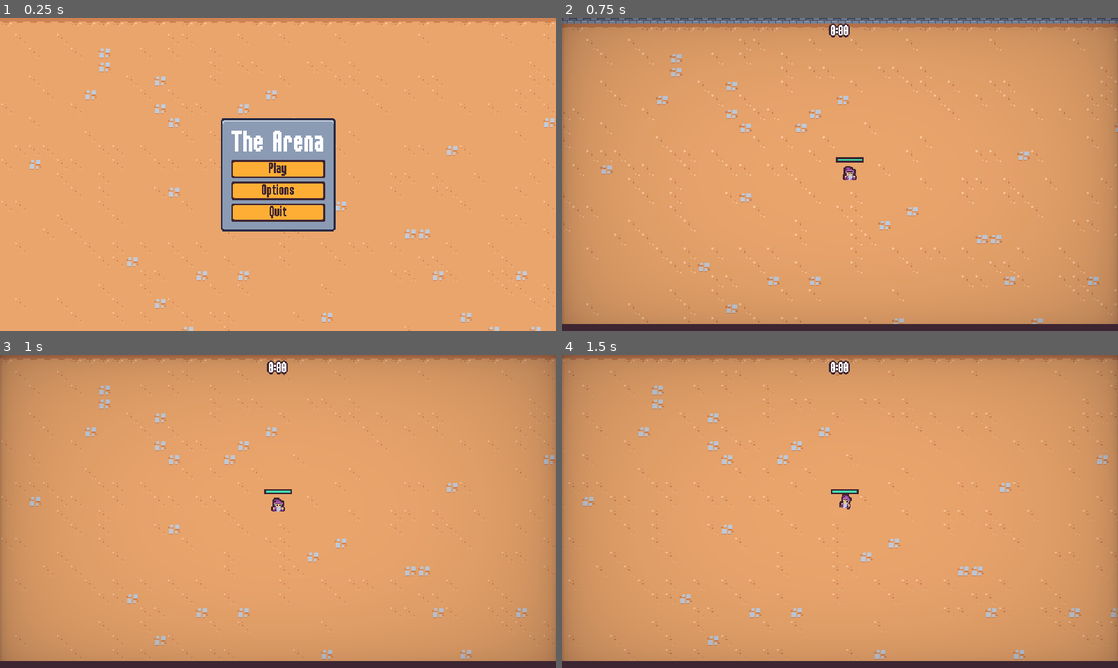
Above: before the commit, frames 1-4 (two rows, left to right).
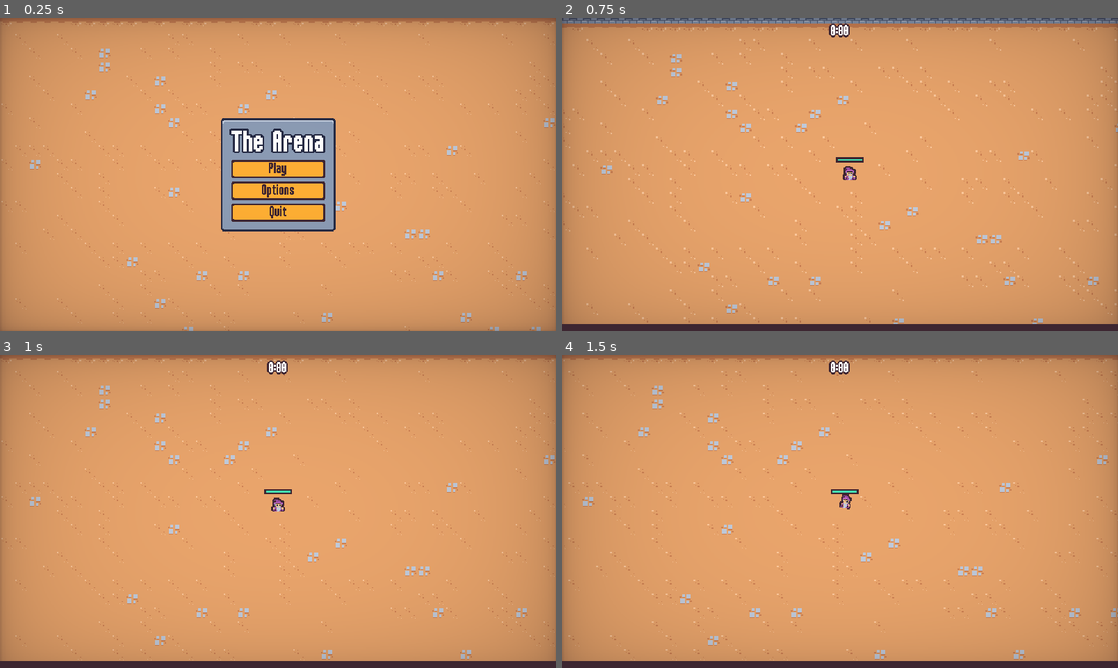
Above: after the commit, the same moments.

Repository: camd67/survivors-clone
Game: Godot game, scene res://scenes/ui/main_menu.tscn
Two runs of this game, one before a commit and one after it. Both use one fixed random seed, a clock stepped at 60 frames per second and the inputs below.
Inputs (mouse positions are in pixels of both pictures, inside the frame that each line leads up to):
- Up to frame 1 (0.25 s): no input
- Up to frame 2 (0.75 s): click "Play" at 0.5 s
- Up to frame 3 (1 s): no input
- Up to frame 4 (1.5 s): tap Enter at 1.25 s; move the mouse to (962, 495) at 1.27 s; press the mouse at (962, 495) at 1.28 s; hold D (move_right) from 1.28 s (still down)

The runs differ from the first frame. In frame 1, 23% of the frame differs, in the area x 0-100%, y 0-100%; in frame 2, nothing differs; in frame 3, nothing differs; in frame 4, nothing differs.

Commit message:
Lesson 64: Styling the sliders

Diff:
--- a/resources/theme/theme.tres
+++ b/resources/theme/theme.tres
@@ -41,6 +41,35 @@
 texture_margin_bottom = 3.0
 region_rect = Rect2(4, 20, 8, 8)
 
+[sub_resource type="PlaceholderTexture2D" id="PlaceholderTexture2D_mmgyq"]
+size = Vector2(0, 0)
+
+[sub_resource type="PlaceholderTexture2D" id="PlaceholderTexture2D_3kmcu"]
+size = Vector2(0, 0)
+
+[sub_resource type="StyleBoxFlat" id="StyleBoxFlat_1uqrj"]
+bg_color = Color(0.458824, 0.890196, 1, 1)
+border_width_left = 2
+border_width_top = 2
+border_width_right = 2
+border_width_bottom = 2
+border_color = Color(0.8, 0.8, 0.8, 0)
+
+[sub_resource type="StyleBoxFlat" id="StyleBoxFlat_oi8si"]
+bg_color = Color(0.458824, 0.890196, 1, 1)
+border_width_left = 2
+border_width_top = 2
+border_width_right = 2
+border_width_bottom = 2
+border_color = Color(0.8, 0.8, 0.8, 0)
+
+[sub_resource type="StyleBoxFlat" id="StyleBoxFlat_yiupa"]
+content_margin_left = 2.0
+content_margin_top = 6.0
+content_margin_right = 2.0
+content_margin_bottom = 6.0
+bg_color = Color(0.239216, 0.14902, 0.192157, 1)
+
 [sub_resource type="StyleBoxTexture" id="StyleBoxTexture_dlctl"]
 texture = ExtResource("1_yey5f")
 texture_margin_left = 4.0
@@ -65,6 +94,12 @@
 default_font_size = 16
 AlternatePanelContainer/base_type = &"PanelContainer"
 AlternatePanelContainer/styles/panel = SubResource("StyleBoxTexture_3sy4j")
+BlueOutlineLabel/base_type = &"Label"
+BlueOutlineLabel/colors/font_outline_color = Color(0.14902, 0.168627, 0.266667, 1)
+BlueOutlineLabel/colors/font_shadow_color = Color(0.14902, 0.168627, 0.266667, 1)
+BlueOutlineLabel/constants/outline_size = 8
+BlueOutlineLabel/constants/shadow_offset_x = 0
+BlueOutlineLabel/constants/shadow_offset_y = 0
 Button/colors/font_color = Color(0.247059, 0.14902, 0.192157, 1)
 Button/colors/font_focus_color = Color(0.247059, 0.14902, 0.192157, 1)
 Button/colors/font_hover_color = Color(0.741176, 0.423529, 0.290196, 1)
@@ -73,6 +108,11 @@
 Button/styles/hover = SubResource("StyleBoxTexture_ve3aa")
 Button/styles/normal = SubResource("StyleBoxTexture_6mycb")
 Button/styles/pressed = SubResource("StyleBoxTexture_qqtfu")
+HSlider/icons/grabber = SubResource("PlaceholderTexture2D_mmgyq")
+HSlider/icons/grabber_highlight = SubResource("PlaceholderTexture2D_3kmcu")
+HSlider/styles/grabber_area = SubResource("StyleBoxFlat_1uqrj")
+HSlider/styles/grabber_area_highlight = SubResource("StyleBoxFlat_oi8si")
+HSlider/styles/slider = SubResource("StyleBoxFlat_yiupa")
 Label/constants/line_spacing = 0
 PanelContainer/styles/panel = SubResource("StyleBoxTexture_dlctl")
 ProgressBar/styles/background = SubResource("StyleBoxFlat_e6fva")
--- a/scenes/ui/ability_upgrade_card.tscn
+++ b/scenes/ui/ability_upgrade_card.tscn
@@ -298,9 +298,7 @@
 [node name="NameLabel" type="Label" parent="MarginContainer/VBoxContainer/PanelContainer"]
 unique_name_in_owner = true
 layout_mode = 2
-theme_override_colors/font_shadow_color = Color(0.14902, 0.168627, 0.266667, 1)
-theme_override_colors/font_outline_color = Color(0.14902, 0.168627, 0.266667, 1)
-theme_override_constants/outline_size = 8
+theme_type_variation = &"BlueOutlineLabel"
 theme_override_font_sizes/font_size = 32
 text = "Test Name"
 horizontal_alignment = 1
@@ -310,8 +308,6 @@
 [node name="DescriptionLabel" type="Label" parent="MarginContainer/VBoxContainer"]
 unique_name_in_owner = true
 layout_mode = 2
-theme_override_colors/font_shadow_color = Color(0.14902, 0.168627, 0.266667, 1)
-theme_override_colors/font_outline_color = Color(0.14902, 0.168627, 0.266667, 1)
-theme_override_constants/outline_size = 8
+theme_type_variation = &"BlueOutlineLabel"
 text = "Write some description here"
 autowrap_mode = 2
--- a/scenes/ui/end_screen.tscn
+++ b/scenes/ui/end_screen.tscn
@@ -107,11 +107,7 @@
 [node name="TitleLabel" type="Label" parent="MarginContainer/PanelContainer/MarginContainer/VBoxContainer"]
 unique_name_in_owner = true
 layout_mode = 2
-theme_override_colors/font_shadow_color = Color(0.14902, 0.168627, 0.266667, 1)
-theme_override_colors/font_outline_color = Color(0.14902, 0.168627, 0.266667, 1)
-theme_override_constants/shadow_offset_x = 0
-theme_override_constants/shadow_offset_y = 0
-theme_override_constants/outline_size = 8
+theme_type_variation = &"BlueOutlineLabel"
 theme_override_font_sizes/font_size = 32
 text = "Victory"
 horizontal_alignment = 1
@@ -120,11 +116,7 @@
 [node name="DescriptionLabel" type="Label" parent="MarginContainer/PanelContainer/MarginContainer/VBoxContainer"]
 unique_name_in_owner = true
 layout_mode = 2
-theme_override_colors/font_shadow_color = Color(0.14902, 0.168627, 0.266667, 1)
-theme_override_colors/font_outline_color = Color(0.14902, 0.168627, 0.266667, 1)
-theme_override_constants/shadow_offset_x = 0
-theme_override_constants/shadow_offset_y = 0
-theme_override_constants/outline_size = 8
+theme_type_variation = &"BlueOutlineLabel"
 text = "You won!"
 
 [node name="VBoxContainer" type="VBoxContainer" parent="MarginContainer/PanelContainer/MarginContainer/VBoxContainer"]
--- a/scenes/ui/main_menu.tscn
+++ b/scenes/ui/main_menu.tscn
@@ -1,8 +1,9 @@
-[gd_scene load_steps=4 format=3 uid="uid://bkeil332gqrk6"]
+[gd_scene load_steps=5 format=3 uid="uid://bkeil332gqrk6"]
 
 [ext_resource type="Script" path="res://scenes/ui/main_menu.gd" id="1_mj0er"]
 [ext_resource type="TileSet" uid="uid://dtyy32skcnkso" path="res://resources/tileset.tres" id="1_wcqpc"]
 [ext_resource type="PackedScene" uid="uid://wval5bn6sme2" path="res://scenes/ui/sound_button.tscn" id="2_pbnkm"]
+[ext_resource type="PackedScene" uid="uid://cv1joakcbqr2w" path="res://scenes/ui/vignette.tscn" id="3_3jayv"]
 
 [node name="MainMenu" type="CanvasLayer"]
 script = ExtResource("1_mj0er")
@@ -38,6 +39,7 @@
 
 [node name="Label" type="Label" parent="MarginContainer/PanelContainer/MarginContainer/VBoxContainer"]
 layout_mode = 2
+theme_type_variation = &"BlueOutlineLabel"
 theme_override_font_sizes/font_size = 32
 text = "The Arena"
 
@@ -55,3 +57,6 @@
 unique_name_in_owner = true
 layout_mode = 2
 text = "Quit"
+
+[node name="Vignette" parent="." instance=ExtResource("3_3jayv")]
+layer = 2
--- a/scenes/ui/options_menu.tscn
+++ b/scenes/ui/options_menu.tscn
@@ -1,6 +1,7 @@
-[gd_scene load_steps=4 format=3 uid="uid://ddiixij6edhy6"]
+[gd_scene load_steps=5 format=3 uid="uid://ddiixij6edhy6"]
 
 [ext_resource type="Script" path="res://scenes/ui/options_menu.gd" id="1_hip4k"]
+[ext_resource type="PackedScene" uid="uid://cv1joakcbqr2w" path="res://scenes/ui/vignette.tscn" id="2_geqm1"]
 [ext_resource type="TileSet" uid="uid://dtyy32skcnkso" path="res://resources/tileset.tres" id="2_xfbdm"]
 [ext_resource type="PackedScene" uid="uid://wval5bn6sme2" path="res://scenes/ui/sound_button.tscn" id="3_u1fqw"]
 
@@ -40,6 +41,7 @@
 
 [node name="Label" type="Label" parent="MarginContainer/PanelContainer/MarginContainer/VBoxContainer"]
 layout_mode = 2
+theme_type_variation = &"BlueOutlineLabel"
 theme_override_font_sizes/font_size = 32
 text = "Options"
 horizontal_alignment = 1
@@ -53,6 +55,7 @@
 
 [node name="Label" type="Label" parent="MarginContainer/PanelContainer/MarginContainer/VBoxContainer/VBoxContainer/SfxOptionContainer"]
 layout_mode = 2
+theme_type_variation = &"BlueOutlineLabel"
 text = "SFX Volume"
 
 [node name="SfxSlider" type="HSlider" parent="MarginContainer/PanelContainer/MarginContainer/VBoxContainer/VBoxContainer/SfxOptionContainer"]
@@ -60,12 +63,14 @@
 layout_mode = 2
 max_value = 1.0
 step = 0.01
+value = 0.75
 
 [node name="MusicOptionContainer" type="VBoxContainer" parent="MarginContainer/PanelContainer/MarginContainer/VBoxContainer/VBoxContainer"]
 layout_mode = 2
 
 [node name="Label" type="Label" parent="MarginContainer/PanelContainer/MarginContainer/VBoxContainer/VBoxContainer/MusicOptionContainer"]
 layout_mode = 2
+theme_type_variation = &"BlueOutlineLabel"
 text = "Music Volume"
 
 [node name="MusicSlider" type="HSlider" parent="MarginContainer/PanelContainer/MarginContainer/VBoxContainer/VBoxContainer/MusicOptionContainer"]
@@ -73,12 +78,14 @@
 layout_mode = 2
 max_value = 1.0
 step = 0.01
+value = 0.5
 
 [node name="WindowOptionContainer" type="VBoxContainer" parent="MarginContainer/PanelContainer/MarginContainer/VBoxContainer/VBoxContainer"]
 layout_mode = 2
 
 [node name="Label" type="Label" parent="MarginContainer/PanelContainer/MarginContainer/VBoxContainer/VBoxContainer/WindowOptionContainer"]
 layout_mode = 2
+theme_type_variation = &"BlueOutlineLabel"
 text = "Window Mode"
 
 [node name="WindowButton" parent="MarginContainer/PanelContainer/MarginContainer/VBoxContainer/VBoxContainer/WindowOptionContainer" instance=ExtResource("3_u1fqw")]
@@ -93,3 +100,6 @@
 layout_mode = 2
 size_flags_horizontal = 0
 text = "Back"
+
+[node name="Vignette" parent="." instance=ExtResource("2_geqm1")]
+layer = 2
Not shown: 1 places in resources/theme/theme.tres that only renumber resources
